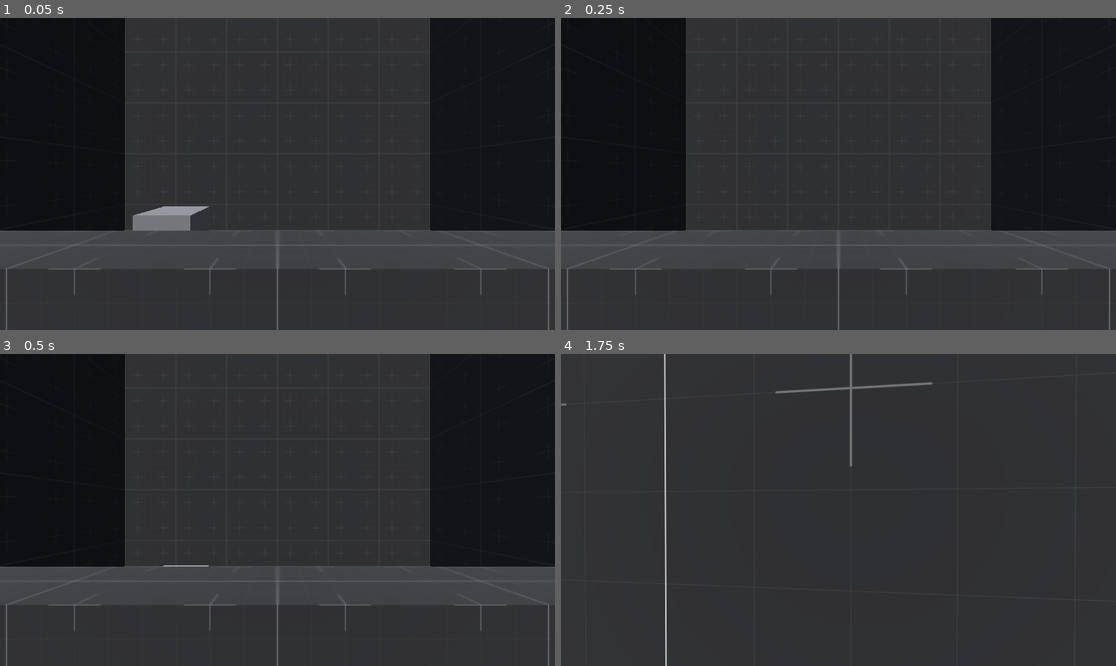
Above: before the commit, frames 1-4 (two rows, left to right).
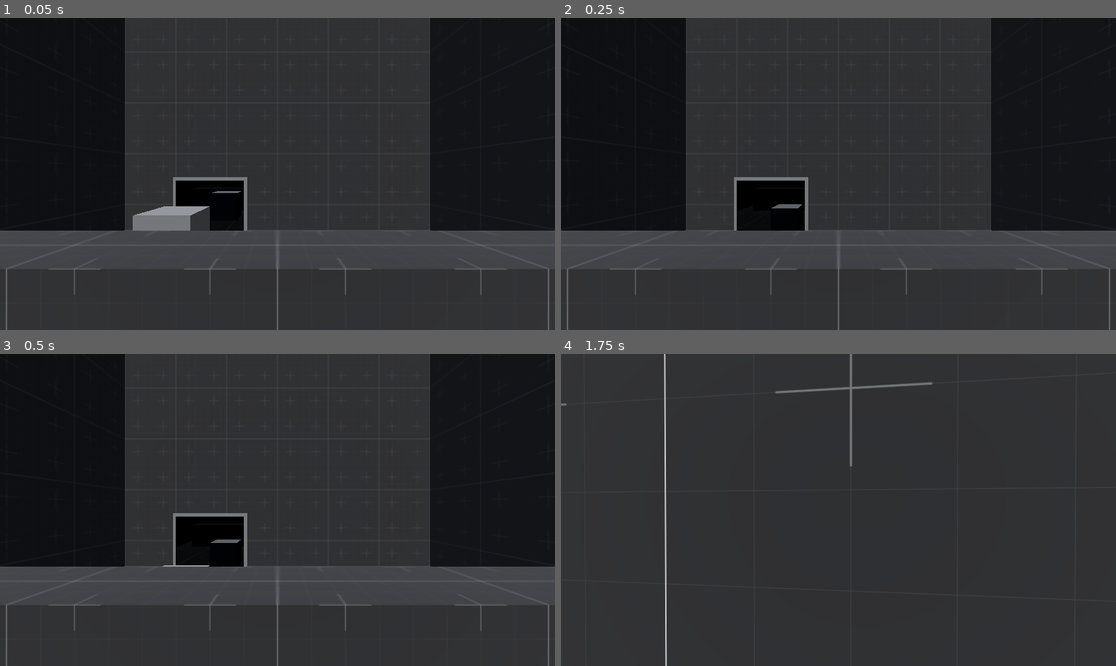
Above: after the commit, the same moments.

Repository: Wowe-Peanut/GetReal
Game: Godot game, scene res://test.tscn
Two runs of this game, one before a commit and one after it. Both use one fixed random seed, a clock stepped at 60 frames per second and the inputs below.
Inputs (mouse positions are in pixels of both pictures, inside the frame that each line leads up to):
- Up to frame 1 (0.05 s): no input
- Up to frame 2 (0.25 s): no input
- Up to frame 3 (0.5 s): no input
- Up to frame 4 (1.75 s): tap Enter at 0.5 s; move the mouse to (866, 510) at 0.52 s; hold Right mouse button (interact) 0.53-1.28 s; hold W (move_forward) from 0.53 s (still down); tap Space (jump) at 0.77, 1.52 s; move the mouse to (810, 510) at 1.27 s; tap Q (take_picture) at 1.35 s

The runs differ from the first frame. In frame 1, 1.8% of the frame differs, in the area x 31-45%, y 51-69%; in frame 2, 2.3%; in frame 3, 2.3%; in frame 4, nothing differs.

Commit message:
begin split observer logic

Diff:
--- a/mirror.tscn
+++ b/mirror.tscn
@@ -1,8 +1,8 @@
 [gd_scene load_steps=8 format=3 uid="uid://b41j52vgwvasr"]
 
 [ext_resource type="Script" path="res://mirror.gd" id="1_23741"]
+[ext_resource type="PackedScene" uid="uid://bvn4e80dw8ksb" path="res://mirror_observer.tscn" id="2_dpbau"]
 [ext_resource type="Shader" path="res://mirror.gdshader" id="2_hyqdn"]
-[ext_resource type="PackedScene" uid="uid://tb1yinrrwcmg" path="res://observer.tscn" id="2_mb142"]
 
 [sub_resource type="QuadMesh" id="QuadMesh_5n1ph"]
 resource_local_to_scene = true
@@ -28,7 +28,7 @@
 
 [node name="MirrorCam" type="Camera3D" parent="View"]
 
-[node name="MirrorObserver" parent="View/MirrorCam" node_paths=PackedStringArray("camera", "self_collider") instance=ExtResource("2_mb142")]
+[node name="MirrorObserver" parent="View/MirrorCam" node_paths=PackedStringArray("camera", "self_collider") instance=ExtResource("2_dpbau")]
 camera = NodePath("..")
 self_collider = NodePath("../../..")
 
--- /dev/null
+++ b/mirror_observer.gd
@@ -0,0 +1 @@
+extends Observer
--- /dev/null
+++ b/mirror_observer.tscn
@@ -0,0 +1,14 @@
+[gd_scene load_steps=4 format=3 uid="uid://bvn4e80dw8ksb"]
+
+[ext_resource type="PackedScene" uid="uid://tb1yinrrwcmg" path="res://observer.tscn" id="1_j1iq4"]
+[ext_resource type="Script" path="res://mirror_observer.gd" id="2_3ibm4"]
+
+[sub_resource type="ConvexPolygonShape3D" id="ConvexPolygonShape3D_s17or"]
+points = PackedVector3Array(0, 0, 0)
+
+[node name="mirror_observer" instance=ExtResource("1_j1iq4")]
+collision_mask = 68
+script = ExtResource("2_3ibm4")
+
+[node name="CollisionShape3D" type="CollisionShape3D" parent="." index="0"]
+shape = SubResource("ConvexPolygonShape3D_s17or")
--- a/observer.gd
+++ b/observer.gd
@@ -1,9 +1,12 @@
+class_name Observer
 extends Area3D
 
 @export var camera: Camera3D = get_parent()
 @export var self_collider: PhysicsBody3D
 
+
 @onready var shape: CollisionShape3D = $CollisionShape3D
+
 
 var seen: Array = []
 var observed: Array = []
@@ -13,33 +16,6 @@
 	connect("body_entered", _on_body_entered)
 	connect("body_exited", _on_body_exited)
 
-
-func _physics_process(_delta) -> void:
-	var state = get_world_3d().direct_space_state
-	for observed_object in seen:
-		if observed_object.is_in_group("box"):
-			#cast rays
-
-			#if obscured and not previously: remove
-			#if obscured and previously: nothing
-			#if not obscured and previously: add
-			#if not obscured and not previously: nothing
-			var obscured = is_obscured(state, observed_object)
-			if obscured:
-				var len = len(observed)
-				observed.erase(observed_object)
-				if len(observed) != len:
-					LosChecker.emit_signal("observer_state_changed")
-			elif not observed.has(observed_object):
-				observed.append(observed_object)
-				LosChecker.emit_signal("observer_state_changed")
-
-func is_obscured(state: PhysicsDirectSpaceState3D, observed: RigidBody3D) -> bool:
-	for vertex in remove_duplicate(observed.mesh.mesh.get_faces()):
-		var result = cast_ray(state, observed, vertex, camera.global_position)
-		if result.collider == self_collider:
-			return false
-	return true
 
 func remove_duplicate(array: Array) -> Array:
 	var unique: Array = []
@@ -56,7 +32,6 @@
 	query.exclude = [box] # this should change as more types of colliders are added
 	return state.intersect_ray(query)
 
-
 func _on_body_entered(body) -> void:
 	if not body in seen:
 		seen.append(body)
--- a/observer.tscn
+++ b/observer.tscn
@@ -1,16 +1,9 @@
-[gd_scene load_steps=3 format=3 uid="uid://tb1yinrrwcmg"]
+[gd_scene load_steps=2 format=3 uid="uid://tb1yinrrwcmg"]
 
 [ext_resource type="Script" path="res://observer.gd" id="1_68yoe"]
-
-[sub_resource type="ConvexPolygonShape3D" id="ConvexPolygonShape3D_o22wu"]
-resource_local_to_scene = true
-points = PackedVector3Array(0, 0, 0)
 
 [node name="Observer" type="Area3D" groups=["observer"]]
 collision_layer = 8
 collision_mask = 84
 input_ray_pickable = false
 script = ExtResource("1_68yoe")
-
-[node name="CollisionShape3D" type="CollisionShape3D" parent="."]
-shape = SubResource("ConvexPolygonShape3D_o22wu")
--- a/player.gd
+++ b/player.gd
@@ -27,7 +27,7 @@
 
 func _ready() -> void:
 	capture_mouse()
-	#set_observer_points()
+	set_observer_points()
 
 func _input(event: InputEvent) -> void:
 	if event is InputEventMouseMotion: look_dir = event.relative * 0.01
@@ -103,4 +103,4 @@
 		points.append(point)
 		print(point)
 
-	# $PlayerCam/PlayerObserver.set_points(points)
+	#$PlayerCam/PlayerObserver.set_points(points)
--- a/player.tscn
+++ b/player.tscn
@@ -1,11 +1,7 @@
-[gd_scene load_steps=6 format=3 uid="uid://bjgyylqm3xc11"]
+[gd_scene load_steps=5 format=3 uid="uid://bjgyylqm3xc11"]
 
 [ext_resource type="Script" path="res://player.gd" id="1_16goh"]
-[ext_resource type="PackedScene" uid="uid://tb1yinrrwcmg" path="res://observer.tscn" id="2_4ws1n"]
-
-[sub_resource type="ConvexPolygonShape3D" id="ConvexPolygonShape3D_353ym"]
-resource_local_to_scene = true
-points = PackedVector3Array(-0.0682069, 0.0383664, -0.05, -0.0682069, -0.0383666, -0.05, 0.0682069, 0.0383664, -0.05, 0.0682069, -0.0383666, -0.05, -136.411, 76.7309, -99.9977, -136.411, -76.7309, -99.9977, 136.411, 76.7309, -99.9977, 136.411, -76.7309, -99.9977)
+[ext_resource type="PackedScene" uid="uid://bjgk6csfxdc76" path="res://player_observer.tscn" id="2_teo3p"]
 
 [sub_resource type="CapsuleShape3D" id="CapsuleShape3D_2huvx"]
 radius = 0.25
@@ -35,13 +31,9 @@
 transform = Transform3D(1, 0, 0, 0, 0.965926, -0.258819, 0, 0.258819, 0.965926, 0, -0.1, -1.3)
 visible = false
 
-[node name="PlayerObserver" parent="PlayerCam" node_paths=PackedStringArray("camera", "self_collider") groups=["player_observer"] instance=ExtResource("2_4ws1n")]
+[node name="PlayerObserver" parent="PlayerCam" node_paths=PackedStringArray("camera", "self_collider") instance=ExtResource("2_teo3p")]
 camera = NodePath("..")
 self_collider = NodePath("../..")
-
-[node name="CollisionShape3D" parent="PlayerCam/PlayerObserver" index="0"]
-transform = Transform3D(1, 0, 0, 0, 1, 0, 0, 0, 1, 0.013, 0.008, 0)
-shape = SubResource("ConvexPolygonShape3D_353ym")
 
 [node name="Collision" type="CollisionShape3D" parent="."]
 transform = Transform3D(1, 0, 0, 0, 1, 0, 0, 0, 1, 0, 0.7, 0)
@@ -50,7 +42,4 @@
 
 [node name="Mesh" type="MeshInstance3D" parent="."]
 transform = Transform3D(1, 0, 0, 0, 1, 0, 0, 0, 1, 0, 0.7, 0)
-visible = false
 mesh = SubResource("CapsuleMesh_vj0us")
-
-[editable path="PlayerCam/PlayerObserver"]
--- /dev/null
+++ b/player_observer.gd
@@ -0,0 +1,31 @@
+extends Observer
+
+
+func _physics_process(_delta) -> void:
+	var state = get_world_3d().direct_space_state
+	for observed_object in seen:
+		if observed_object.is_in_group("box"):
+			#cast rays
+
+			#if obscured and not previously: remove
+			#if obscured and previously: nothing
+			#if not obscured and previously: add
+			#if not obscured and not previously: nothing
+			var obscured = is_obscured(state, observed_object)
+			if obscured:
+				var len = len(observed)
+				observed.erase(observed_object)
+				if len(observed) != len:
+					LosChecker.emit_signal("observer_state_changed")
+			elif not observed.has(observed_object):
+				observed.append(observed_object)
+				LosChecker.emit_signal("observer_state_changed")
+		else:
+			print(observed_object.observer.seen)
+
+func is_obscured(state: PhysicsDirectSpaceState3D, observed: RigidBody3D) -> bool:
+	for vertex in remove_duplicate(observed.mesh.mesh.get_faces()):
+		var result = cast_ray(state, observed, vertex, camera.global_position)
+		if result.collider == self_collider:
+			return false
+	return true
--- /dev/null
+++ b/player_observer.tscn
@@ -0,0 +1,15 @@
+[gd_scene load_steps=4 format=3 uid="uid://bjgk6csfxdc76"]
+
+[ext_resource type="PackedScene" uid="uid://tb1yinrrwcmg" path="res://observer.tscn" id="1_4j5qr"]
+[ext_resource type="Script" path="res://player_observer.gd" id="2_eiwef"]
+
+[sub_resource type="ConvexPolygonShape3D" id="ConvexPolygonShape3D_tbvgo"]
+resource_local_to_scene = true
+points = PackedVector3Array(-0.0682069, 0.0383664, -0.05, -0.0682069, -0.0383666, -0.05, 0.0682069, 0.0383664, -0.05, 0.0682069, -0.0383666, -0.05, -136.411, 76.7309, -99.9977, -136.411, -76.7309, -99.9977, 136.411, 76.7309, -99.9977, 136.411, -76.7309, -99.9977)
+
+[node name="player_observer" groups=["player_observer"] instance=ExtResource("1_4j5qr")]
+script = ExtResource("2_eiwef")
+
+[node name="CollisionShape3D" type="CollisionShape3D" parent="." index="0"]
+transform = Transform3D(1, 0, 0, 0, 1, 0, 0, 0, 1, 0.013, 0.008, 0)
+shape = SubResource("ConvexPolygonShape3D_tbvgo")
--- a/test.tscn
+++ b/test.tscn
@@ -1,8 +1,9 @@
-[gd_scene load_steps=7 format=3 uid="uid://c3jr12ajd7mo4"]
+[gd_scene load_steps=8 format=3 uid="uid://c3jr12ajd7mo4"]
 
 [ext_resource type="PackedScene" uid="uid://bjgyylqm3xc11" path="res://player.tscn" id="1_a76g4"]
 [ext_resource type="Material" uid="uid://byswl41fa324d" path="res://default_environment_texture.tres" id="3_duvdi"]
 [ext_resource type="PackedScene" uid="uid://c6t43xntvjerc" path="res://box.tscn" id="4_i4ok3"]
+[ext_resource type="PackedScene" uid="uid://b41j52vgwvasr" path="res://mirror.tscn" id="4_syiqm"]
 
 [sub_resource type="ProceduralSkyMaterial" id="ProceduralSkyMaterial_avhxm"]
 
@@ -40,3 +41,6 @@
 
 [node name="Box" parent="." instance=ExtResource("4_i4ok3")]
 transform = Transform3D(1, 0, 0, 0, 1, 0, 0, 0, 1, -1, -2, -1)
+
+[node name="Mirror" parent="." instance=ExtResource("4_syiqm")]
+transform = Transform3D(1, 0, 0, 0, 1, 0, 0, 0, 1, -1, -2, -2)
